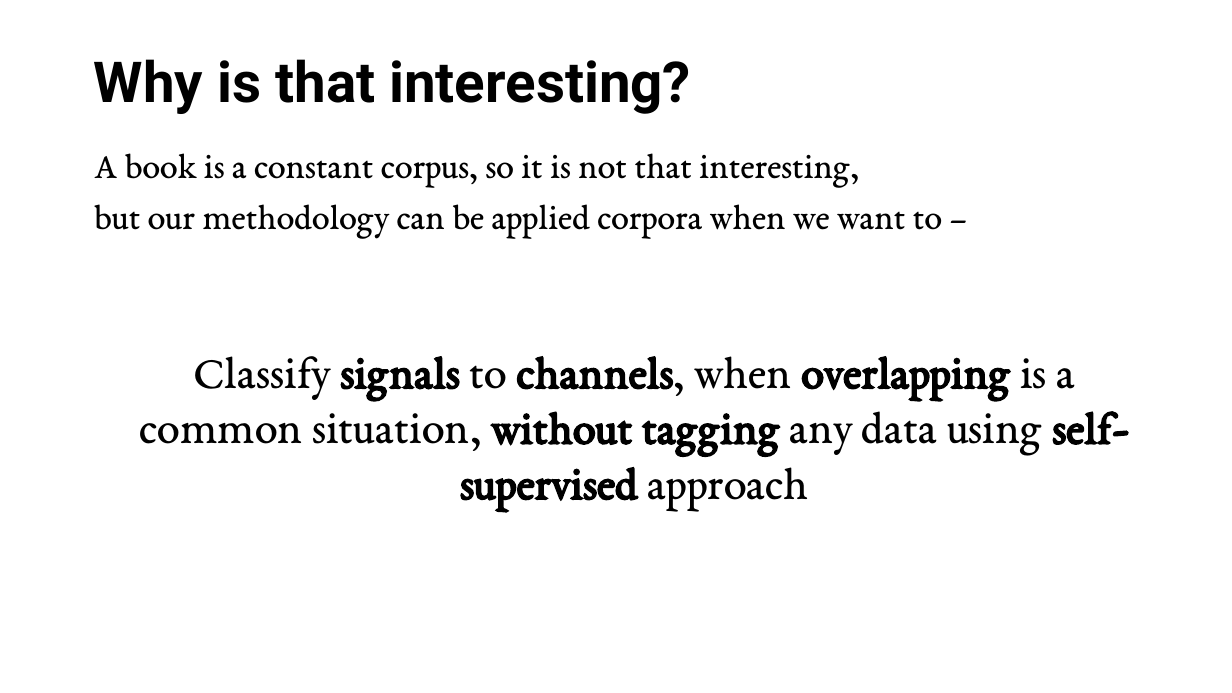
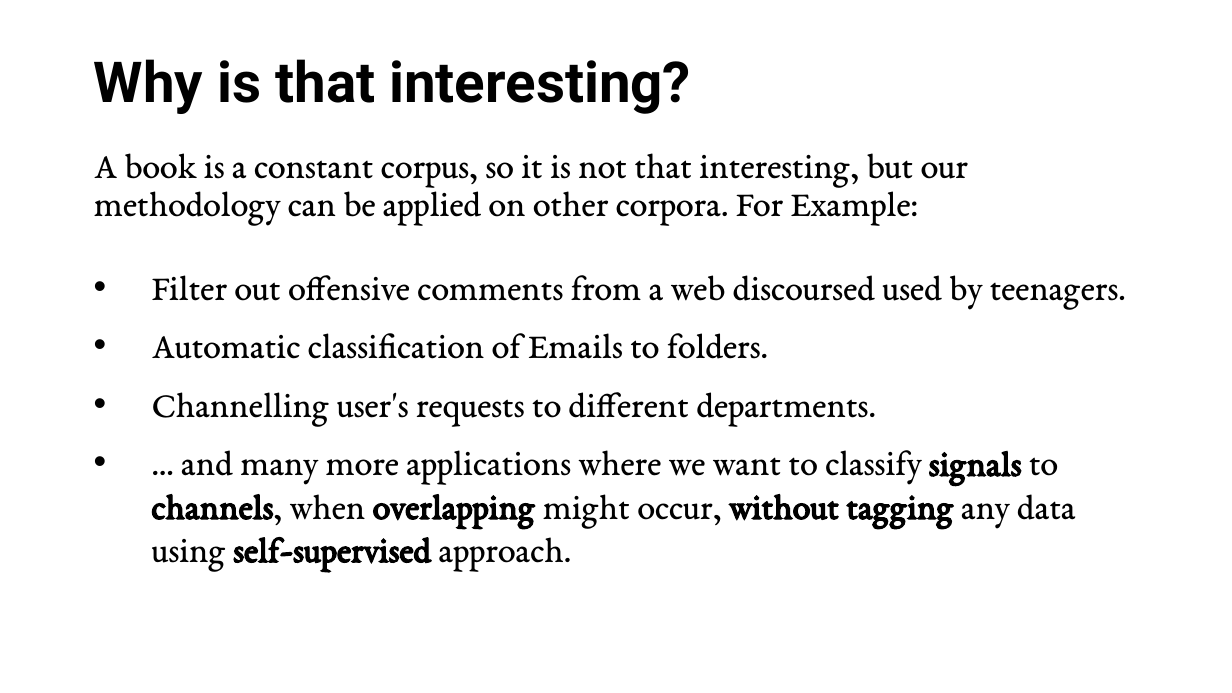
Before and after one commit to gonhonig/books-classification, a slide deck: slide 7 of book classification presentation.pptx. Drawn at 1232x693 pixels with LibreOffice and Linux fonts; fonts in the diff are those of the drawing. Boxes give left, top, right and bottom in pixels: in the first picture for what was removed or moved away, otherwise in the second. Text is boxed around its words. In the diff, an @@ line names an element or a change of style, - is before the commit and + after.

```diff
--- a/book classification presentation.pptx
+++ b/book classification presentation.pptx
@@ text at bbox=[94, 153, 968, 226]: text changed @@
-A book is a constant corpus, so it is not that interesting,
-but our methodology can be applied corpora when we want to –
+A book is a constant corpus, so it is not that interesting, but our methodology can be applied on other corpora. For Example:
@@ text at bbox=[152, 275, 1126, 571]: text changed; size 36 to 28 pt; bold off @@
-Classify signals to channels, when overlapping is a common situation, without tagging any data using self-supervised approach
+• Filter out offensive comments from a web discoursed used by teenagers.
+• Automatic classification of Emails to folders.
+• Channelling user's requests to different departments.
+• … and many more applications where we want to classify signals to channels, when overlapping might occur, without tagging any data using self-supervised approach.
```
Also in this commit, not shown: 2 other slides changed, 16 slides added, 44 other files.
